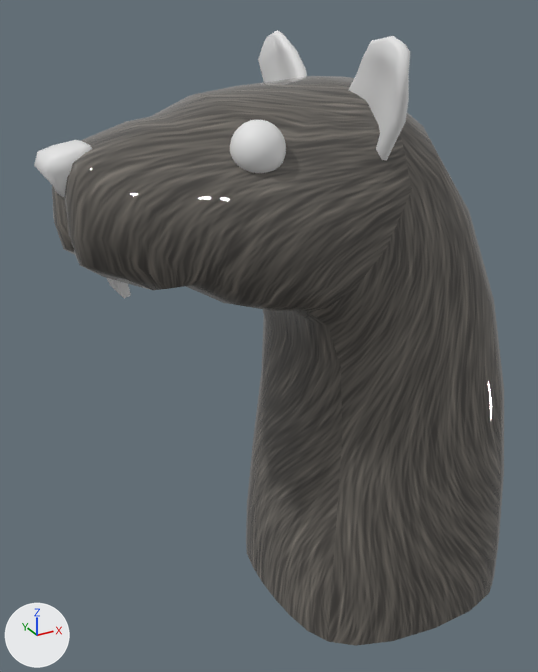
Renders of the FBX model Assets/3D/Meshes/SM_Rat_01.fbx from each side of a commit.
Both versions are drawn from a 50 mm lens placed at (-0.39, -0.574, 0.645), pointed at (-0.063, 0.022, 0.347). Arrows for +X, +Y and +Z are at lower left; the lights stay in place. The picture after the commit comes second. Where no turn or scale is listed for an object, it has been applied to the vertices.

In view in the first picture: 'Body', 'Ears', 'Nose', 'Sphere001' and 1 more.
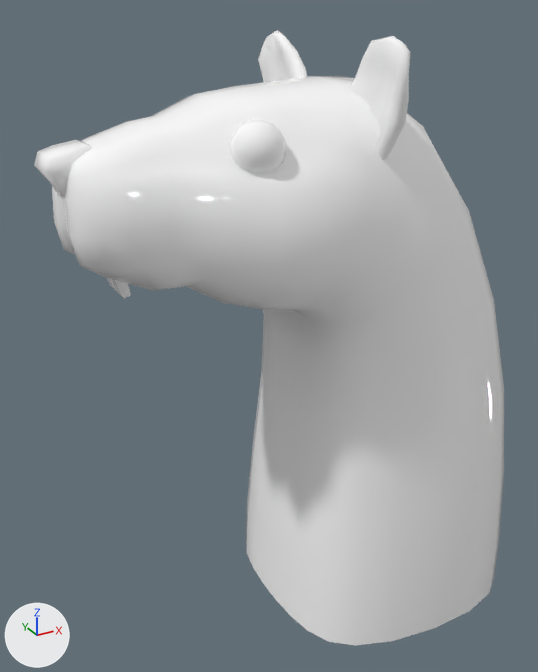
Where the change shows, as pixel boxes (x1, y1, x2, y2) in the pictures (538 x 672 px):
'Body', recoloured (grey to white): (52, 76, 504, 646) in both

Edits to the bpy script that builds the scene:
```text
Add mat_material__29:
    mat_material__29 = principled_material('Material #29')
    mat_material__29.base_color = (1.0, 1.0, 1.0)  # white #ffffff
    mat_material__29.roughness = 0.0
Change me_mesh:
    where me_mesh.from_pydata(...)  # 442 vertices, 427 faces; spans x -0.316..0.145, y -0.133..0.133, z 0.043..0.59
    remove me_mesh.materials.append(mat_material__16)  # picture img_texturesquare_defaultmaterial_basemap_png
    add me_mesh.materials.append(mat_material__29)  # white #ffffff
```
